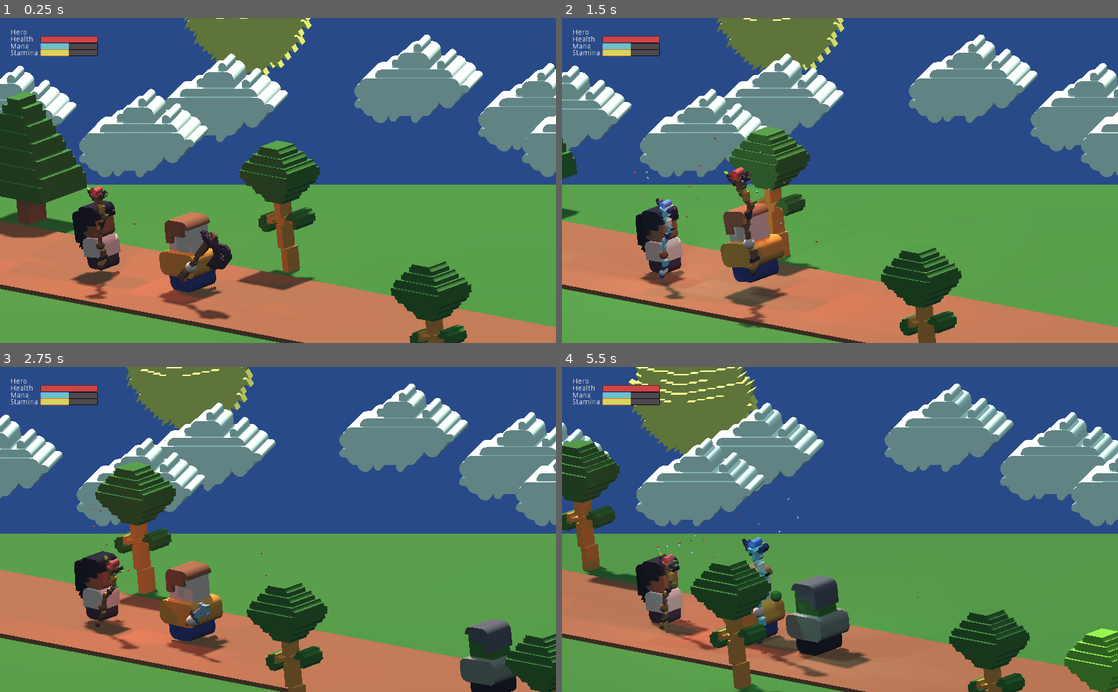
Above: before the commit, frames 1-4 (two rows, left to right).
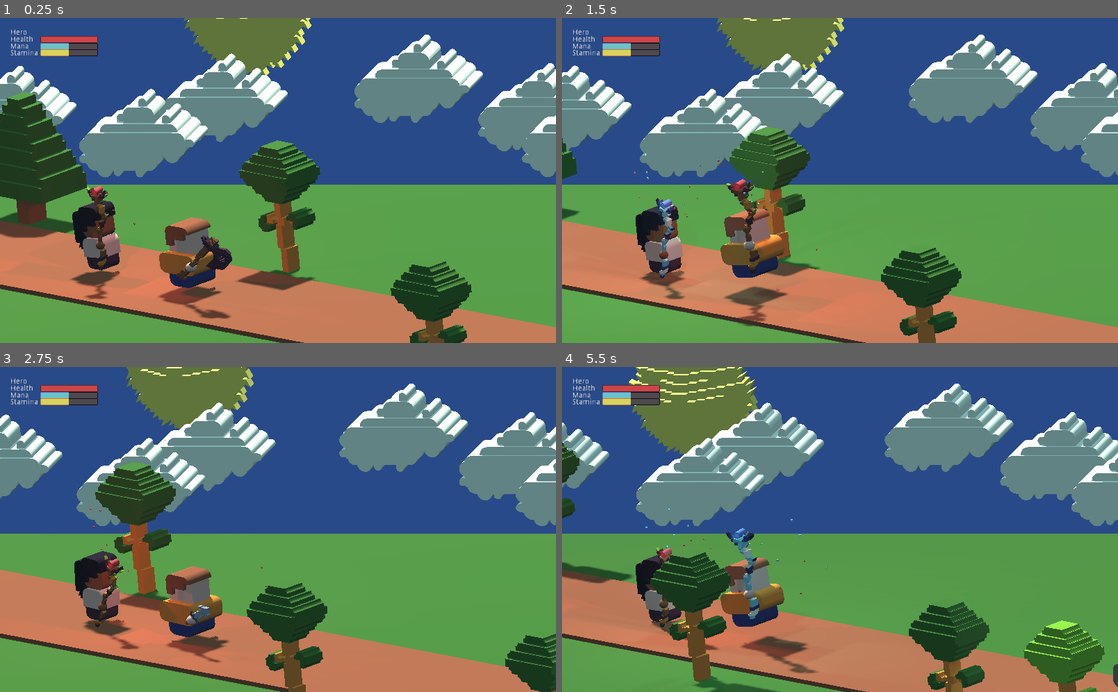
Above: after the commit, the same moments.

Repository: matt-cles/item-assistant
Game: Godot game, scene res://scenes/Main.tscn
The game is run twice, just before and just after one commit, with the same random seed, the same clock (stepped at 60 frames per second) and the same inputs.
Inputs:
- Up to frame 1 (0.25 s): no input
- Up to frame 2 (1.5 s): tap Enter (ui_accept) at 0.5, 0.6, 0.77, 1.07, 1.35 s; hold Right (ui_right) 0.53-1.28 s; hold Down (ui_down) from 1.28 s (still down)
- Up to frame 3 (2.75 s): tap Enter (ui_accept) at 1.52, 1.82, 2.1 s; release Down (ui_down) at 2.03 s; hold Right (ui_right) from 2.03 s (still down)
- Up to frame 4 (5.5 s): release Right (ui_right) at 2.78 s; hold Up (ui_up) 2.78-3.53 s; tap Enter (ui_accept) at 2.85, 3.02, 3.32, 3.6, 3.77, 4.07, 4.35, 4.52, 4.82, 5.1 s; hold Left (ui_left) 3.53-5.03 s; hold Down (ui_down) from 5.03 s (still down)

The runs differ from the first frame. In frame 1, 0.9% of the frame differs, in the area x 16-42%, y 59-93%; in frame 2, 1.2%; in frame 3, 2.5%; in frame 4, 18%, in the area x 0-100%, y 22-100%.

Commit message:
add animations to characters

Diff:
--- a/project.godot
+++ b/project.godot
@@ -13,9 +13,15 @@
 "class": "Item",
 "language": "GDScript",
 "path": "res://scripts/item.gd"
+}, {
+"base": "Node",
+"class": "Settings",
+"language": "GDScript",
+"path": "res://scenes/Settings.gd"
 } ]
 _global_script_class_icons={
-"Item": "res://assets/icons/item_icon.png"
+"Item": "res://assets/icons/item_icon.png",
+"Settings": ""
 }
 
 [application]
--- a/scenes/Enemy.tscn
+++ b/scenes/Enemy.tscn
@@ -29,7 +29,7 @@
 material/3 = ExtResource( 5 )
 
 [node name="RightHand" type="Spatial" parent="pivot"]
-transform = Transform( 0.10155, -0.607626, -0.787704, 0.0776915, 0.794224, -0.602638, 0.991792, 2.16067e-07, 0.127861, -0.520722, 0.122411, -0.408311 )
+transform = Transform( 0.268957, -0.926142, 0.26443, 0.960282, 0.236672, -0.147799, 0.0742996, 0.293679, 0.953012, -0.661307, 0.139597, 0.233837 )
 
 [node name="HandMesh" type="MeshInstance" parent="pivot/RightHand"]
 transform = Transform( 0.07, 9.11939e-11, -9.31323e-10, -2.4315e-09, 0.07, 1.10425e-08, -9.31323e-10, -1.08309e-10, 0.07, 0, 0, 0 )
@@ -49,3 +49,7 @@
 [node name="CollisionShape" type="CollisionShape" parent="Area"]
 transform = Transform( 0.550586, 0, -5.96046e-08, 0, 0.550586, 0, 5.96046e-08, 0, 0.550586, 0, 0, 0 )
 shape = SubResource( 2 )
+
+[node name="EvilGlow" type="OmniLight" parent="."]
+transform = Transform( 1, 0, 0, 0, 1, 0, 0, 0, 1, 0, 1.05781, 0 )
+light_color = Color( 0.498039, 0.0196078, 0.0196078, 1 )
--- a/scenes/Hero.tscn
+++ b/scenes/Hero.tscn
@@ -1,17 +1,19 @@
-[gd_scene load_steps=12 format=2]
+[gd_scene load_steps=14 format=2]
 
 [ext_resource path="res://assets/characters/character-1.obj" type="ArrayMesh" id=1]
 [ext_resource path="res://color_scheme/brown.tres" type="Material" id=2]
+[ext_resource path="res://animations/tired.tres" type="Animation" id=3]
 [ext_resource path="res://color_scheme/peach.tres" type="Material" id=4]
 [ext_resource path="res://color_scheme/orange.tres" type="Material" id=5]
 [ext_resource path="res://animations/still.tres" type="Animation" id=7]
 [ext_resource path="res://color_scheme/dark_blue.tres" type="Material" id=8]
 [ext_resource path="res://animations/walk.tres" type="Animation" id=9]
 [ext_resource path="res://scripts/Hero.gd" type="Script" id=10]
+[ext_resource path="res://animations/drink.tres" type="Animation" id=13]
 
 [sub_resource type="SphereMesh" id=1]
 
-[sub_resource type="Animation" id=2]
+[sub_resource type="Animation" id=3]
 length = 0.5
 step = 0.01
 tracks/0/type = "value"
@@ -71,6 +73,7 @@
 script = ExtResource( 10 )
 
 [node name="pivot" type="Spatial" parent="."]
+transform = Transform( 1, 0, 0, 0, 0.859558, 0, 0, 0, 1, 0, 0, 0 )
 
 [node name="CharacterMesh" type="MeshInstance" parent="pivot"]
 transform = Transform( 0.1, 0, 0, 0, 0.1, 0, 0, 0, 0.1, 0, 0, 0 )
@@ -91,12 +94,14 @@
 [node name="WeaponSlot" type="Spatial" parent="pivot/RightHand"]
 
 [node name="AnimationPlayer" type="AnimationPlayer" parent="."]
-anims/attack = SubResource( 2 )
+anims/attack = SubResource( 3 )
+anims/drink = ExtResource( 13 )
 anims/still = ExtResource( 7 )
+anims/tired = ExtResource( 3 )
 anims/walk = ExtResource( 9 )
 
 [node name="CombatArea" type="Area" parent="."]
 
 [node name="CollisionShape" type="CollisionShape" parent="CombatArea"]
 transform = Transform( 0.613837, 0, 0, 0, 0.613837, 0, 0, 0, 0.613837, 0, 0, 0 )
-shape = SubResource( 3 )
+shape = SubResource( 4 )
--- a/scenes/Main.tscn
+++ b/scenes/Main.tscn
@@ -21,6 +21,7 @@
 [ext_resource path="res://scripts/Camera.gd" type="Script" id=19]
 [ext_resource path="res://assets/bars/health_bar.png" type="Texture" id=20]
 [ext_resource path="res://scenes/Enemy.tscn" type="PackedScene" id=21]
+[ext_resource path="res://scenes/Settings.gd" type="Script" id=22]
 [ext_resource path="res://assets/clouds/cloud-1.obj" type="ArrayMesh" id=23]
 [ext_resource path="res://scripts/cloud.gd" type="Script" id=25]
 
@@ -31,6 +32,16 @@
 [sub_resource type="CubeMesh" id=3]
 
 [node name="Main" type="Spatial"]
+
+[node name="Settings" type="Spatial" parent="." groups=[
+"settings",
+]]
+script = ExtResource( 22 )
+
+[node name="Events" type="Spatial" parent="." groups=[
+"events",
+]]
+script = ExtResource( 13 )
 
 [node name="HUD" type="Control" parent="."]
 margin_right = 40.0
@@ -277,10 +288,10 @@
 [node name="EnemySpawnPoint" type="Spatial" parent="World" groups=[
 "enemy_spawn_point",
 ]]
-transform = Transform( -0.883806, 0, 0.467853, 0, 1, 0, -0.467853, 0, -0.883806, 8.22577, -0.24233, 3.98346 )
+transform = Transform( -0.883806, 0, 0.467853, 0, 1, 0, -0.467853, 0, -0.883806, 14.4998, -0.24233, 7.3047 )
 
 [node name="Enemy" parent="World/EnemySpawnPoint" instance=ExtResource( 21 )]
-transform = Transform( -1, 0, -8.9407e-08, 0, 1, 0, 8.9407e-08, 0, -1, 0, 0, 0 )
+transform = Transform( -1, 0, -8.74228e-08, 0, 1, 0, 8.74228e-08, 0, -1, 10.8347, 0, -1.13249e-06 )
 
 [node name="Hero" parent="." instance=ExtResource( 1 )]
 transform = Transform( -0.883806, 0, 0.467853, 0, 1, 0, -0.467853, 0, -0.883806, -1.24697, -0.24233, -1.03104 )
@@ -290,8 +301,3 @@
 
 [node name="items" parent="." instance=ExtResource( 2 )]
 transform = Transform( 1, 0, 0, 0, 1, 0, 0, 0, 1, 28.006, 0, 39.7992 )
-
-[node name="Events" type="Spatial" parent="." groups=[
-"events",
-]]
-script = ExtResource( 13 )
--- a/scenes/Player.tscn
+++ b/scenes/Player.tscn
@@ -1,10 +1,11 @@
-[gd_scene load_steps=14 format=2]
+[gd_scene load_steps=16 format=2]
 
 [ext_resource path="res://color_scheme/red.tres" type="Material" id=1]
 [ext_resource path="res://color_scheme/brown.tres" type="Material" id=2]
 [ext_resource path="res://color_scheme/purple.tres" type="Material" id=3]
 [ext_resource path="res://color_scheme/peach.tres" type="Material" id=4]
 [ext_resource path="res://assets/characters/character-3.obj" type="ArrayMesh" id=5]
+[ext_resource path="res://assets/swords/sword-1.obj" type="ArrayMesh" id=6]
 [ext_resource path="res://color_scheme/light_blue.tres" type="Material" id=7]
 [ext_resource path="res://scripts/Player.gd" type="Script" id=8]
 [ext_resource path="res://animations/walk.tres" type="Animation" id=9]
@@ -12,6 +13,7 @@
 [ext_resource path="res://animations/still.tres" type="Animation" id=11]
 [ext_resource path="res://color_scheme/black.tres" type="Material" id=12]
 [ext_resource path="res://assets/characters/character-2.obj" type="ArrayMesh" id=13]
+[ext_resource path="res://animations/hand_weapon.tres" type="Animation" id=14]
 
 [sub_resource type="SphereMesh" id=1]
 
@@ -19,6 +21,7 @@
 script = ExtResource( 8 )
 
 [node name="pivot" type="Spatial" parent="."]
+transform = Transform( 0.999165, 0.0408584, 0, -0.0408584, 0.999165, 0, 0, 0, 1, 0, 0.049, 0 )
 
 [node name="MaleCharacter" type="MeshInstance" parent="pivot"]
 transform = Transform( 0.1, 0, 0, 0, 0.1, 0, 0, 0, 0.1, 0, 0, 0 )
@@ -38,7 +41,7 @@
 material/3 = ExtResource( 3 )
 
 [node name="RightHand" type="Spatial" parent="pivot"]
-transform = Transform( 0.10155, -0.607626, -0.787705, 0.0776915, 0.794223, -0.602639, 0.991792, 2.16067e-07, 0.127861, -0.520722, 0.122411, -0.408311 )
+transform = Transform( 0.0438717, -0.718572, -0.694068, 0.1215, 0.693416, -0.71022, 0.991621, -0.053171, 0.117728, -0.359239, 0.0248047, -0.356495 )
 
 [node name="HandMesh" type="MeshInstance" parent="pivot/RightHand"]
 transform = Transform( 0.07, 9.11939e-11, -9.31323e-10, -2.4315e-09, 0.07, 1.10425e-08, -9.31323e-10, -1.08309e-10, 0.07, 0, 0, 0 )
@@ -47,7 +50,16 @@
 
 [node name="WeaponSlot" type="Spatial" parent="pivot/RightHand"]
 
+[node name="DebugWeaponPlaceholder" type="MeshInstance" parent="pivot/RightHand"]
+transform = Transform( -2.32831e-09, 4.65661e-10, 0.05, -8.14907e-10, 0.05, 0, -0.05, -2.91038e-11, -1.86265e-09, 0.0164861, 0.161131, -0.00357428 )
+visible = false
+mesh = ExtResource( 6 )
+material/0 = null
+material/1 = null
+material/2 = null
+
 [node name="AnimationPlayer" type="AnimationPlayer" parent="."]
 anims/attack = ExtResource( 10 )
+anims/hand_weapon = ExtResource( 14 )
 anims/still = ExtResource( 11 )
 anims/walk = ExtResource( 9 )
--- /dev/null
+++ b/scenes/Settings.gd
@@ -0,0 +1,7 @@
+extends Node
+class_name Settings
+
+enum PLAYER_MODEL {RANDOM, MALE, FEMALE}
+
+export (PLAYER_MODEL) var character_model = PLAYER_MODEL.RANDOM
+export var difficulty_increment = .5
--- a/scripts/Enemy.gd
+++ b/scripts/Enemy.gd
@@ -1,31 +1,62 @@
 extends Spatial
 
+onready var settings = get_tree().get_nodes_in_group("settings")[0]
 onready var events:Node = get_tree().get_nodes_in_group('events')[0]
+onready var spawn_point = get_tree().get_nodes_in_group('enemy_spawn_point')[0]
+onready var weapons = get_tree().get_nodes_in_group('weapon')
 
 var moving = true
 var move_speed = 2
-var damage = 10
-var health = 100
+var level = 1.0
+var damage_ratio:float
+var health:float
+var weapon:Item
 
 func _ready():
 	var _connected = $Area.connect("area_entered", self, 'initiate_combat')
 	_connected = events.connect("start_moving", self, "start_moving")
 	_connected = events.connect("stop_moving", self, "stop_moving")
 	_connected = events.connect("enemy_turn", self, "attack")
+	_connected = events.connect("damage_enemy", self, "take_damage")
+	initialize()
+
+func initialize():
+	health = 100 * level / 10.0
+	damage_ratio = level / 10.0
+	translation = Vector3.ZERO
+	weapon = weapons[randi() % len(weapons)].duplicate()
+	weapon.remove_from_group('item')
+	weapon.remove_from_group('weapon')
+	weapon.rotate_y(90)
+	weapon.translation = Vector3.ZERO
+	var weapon_slot = $pivot/RightHand/WeaponSlot
+	for old_weapon in weapon_slot.get_children():
+		weapon_slot.remove_child(old_weapon)
+		old_weapon.queue_free()
+	weapon_slot.add_child(weapon)
 	$AnimationPlayer.play("walk")
 
 func _process(delta):
 	translation.x += move_speed * delta * float(moving)
 
-func initiate_combat(body:Node):
+func initiate_combat(_body:Node):
 	events.emit_signal("stop_moving")
 
 func attack():
-	$AnimationPlayer.play("attack")
-	yield($AnimationPlayer, "animation_finished")
-	events.emit_signal("damage_hero", damage)
-	events.emit_signal("hero_turn")
+	if not moving:
+		$AnimationPlayer.play("attack")
+		yield($AnimationPlayer, "animation_finished")
+		var damage = weapon.damage * damage_ratio
+		events.emit_signal("damage_hero", damage)
+		events.emit_signal("hero_turn")
 
+func take_damage(damage):
+	health = health - damage
+	if health <= 0:
+		print('dead')
+		increase_difficulty()
+		initialize()
+		events.emit_signal("start_moving")
 
 func start_moving():
 	$AnimationPlayer.play("walk")
@@ -34,3 +65,7 @@
 func stop_moving():
 	$AnimationPlayer.play("still")
 	moving = false
+
+func increase_difficulty():
+	level += settings.difficulty_increment
+	print(level)
--- a/scripts/Hero.gd
+++ b/scripts/Hero.gd
@@ -68,9 +68,20 @@
 	attack()
 
 func attack():
-	$AnimationPlayer.play("attack")
-	yield($AnimationPlayer, "animation_finished")
 	var current_item:Item = get_weapon()
 	if current_item:
-		events.emit_signal("damage_enemy", current_item.damage)
+		if current_item.damage_type != Item.DAMAGE_TYPES.NONE:
+			if mana >= current_item.mana_cost and stamina >= current_item.stamina_cost:
+				$AnimationPlayer.play("attack")
+				yield($AnimationPlayer, "animation_finished")
+				events.emit_signal("damage_enemy", current_item.damage)
+				modify_mana(-current_item.mana_cost)
+				modify_stamina(-current_item.stamina_cost)
+			else:
+				$AnimationPlayer.play("tired")
+				yield($AnimationPlayer, "animation_finished")
+		else:
+			$AnimationPlayer.play("drink")
+			yield($AnimationPlayer, "animation_finished")
+			$AnimationPlayer.play("still")
 	events.emit_signal("enemy_turn")
--- a/scripts/Player.gd
+++ b/scripts/Player.gd
@@ -2,18 +2,19 @@
 
 onready var events:Node = get_tree().get_nodes_in_group("events")[0]
 onready var hero:Node = get_tree().get_nodes_in_group("hero")[0]
+onready var settings:Settings = get_tree().get_nodes_in_group("settings")[0]
 
-enum PLAYER_MODEL {RANDOM, MALE, FEMALE}
-
-export (PLAYER_MODEL) var character_model = PLAYER_MODEL.RANDOM
 var items_in_inventory
 var current_item
+var passing = false
+var moving = true
 
 func _ready():
 	# Select the character model
-	$pivot/MaleCharacter.visible = character_model == PLAYER_MODEL.MALE
-	$pivot/FemaleCharacter.visible = character_model == PLAYER_MODEL.FEMALE
-	if character_model == PLAYER_MODEL.RANDOM:
+	var character_model = settings.character_model
+	$pivot/MaleCharacter.visible = character_model == settings.PLAYER_MODEL.MALE
+	$pivot/FemaleCharacter.visible = character_model == settings.PLAYER_MODEL.FEMALE
+	if character_model == settings.PLAYER_MODEL.RANDOM:
 		var random_selection:bool = randi() % 2
 		$pivot/MaleCharacter.visible = random_selection
 		$pivot/FemaleCharacter.visible = not random_selection
@@ -53,6 +54,15 @@
 	$pivot/RightHand/WeaponSlot.add_child(weapon)
 
 func give_current_item_to_hero():
+	passing = true
+	var hero_animation:AnimationPlayer = hero.get_node("AnimationPlayer")
+	if hero_animation.current_animation in ["drink", "attack"]:
+		$AnimationPlayer.play("hand_weapon")
+		print('wait for it!')
+		yield(hero_animation,"animation_finished")
+		var next_animation = "walk" if moving else "still"
+		$AnimationPlayer.play(next_animation)
+
 	var hero_weapon_slot:Spatial = hero.get_node("pivot/RightHand/WeaponSlot")
 	var hero_weapons = hero_weapon_slot.get_children()
 	var current_hero_weapon = null
@@ -68,26 +78,24 @@
 		items_in_inventory[current_item] = current_hero_weapon.duplicate()
 	else:
 		items_in_inventory.remove(current_item)
+	passing = false
 
 
 func _process(_delta):
-	#if Input.is_action_just_pressed("ui_down"):
-	#	events.emit_signal('stop_moving')
+	if not passing:
+		if Input.is_action_just_pressed("ui_right"):
+			next_weapon()
 
-	#if Input.is_action_just_pressed("ui_up"):
-	#	events.emit_signal("start_moving")
+		if Input.is_action_just_pressed("ui_left"):
+			prev_weapon()
 
-	if Input.is_action_just_pressed("ui_right"):
-		next_weapon()
-
-	if Input.is_action_just_pressed("ui_left"):
-		prev_weapon()
-
-	if Input.is_action_just_pressed("ui_accept"):
-		give_current_item_to_hero()
+		if Input.is_action_just_pressed("ui_accept"):
+			give_current_item_to_hero()
 
 func start_walking():
 	$AnimationPlayer.play("walk")
+	moving = true
 
 func stop_walking():
 	$AnimationPlayer.play("still")
+	moving = false
Not shown: 1 places in scenes/Enemy.tscn that only renumber resources
Not shown: 1 places in scenes/Hero.tscn that only renumber resources
Not shown: 1 places in scenes/Main.tscn that only renumber resources
